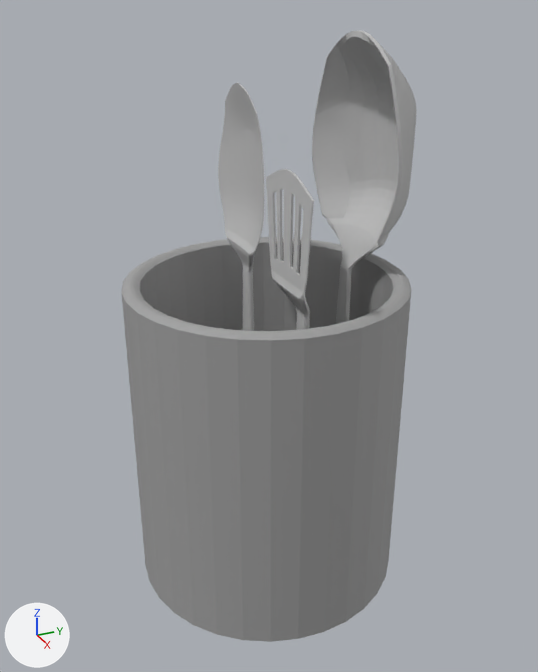
Renders of the FBX model Assets/Models/KitchenUtensil.fbx from each side of a commit.
The view is the same before and after, from a 50 mm camera at (15.75, -7.02, 14.53) aimed at (0.04, 0.05, 6.67). Arrows for +X, +Y and +Z are at lower left; the lights stay in place. Where no turn or scale is listed for an object, it has been applied to the vertices.

In view in the first picture: 'Holder', 'Utensil_1', 'Utensil_2', 'Utensil_3'.
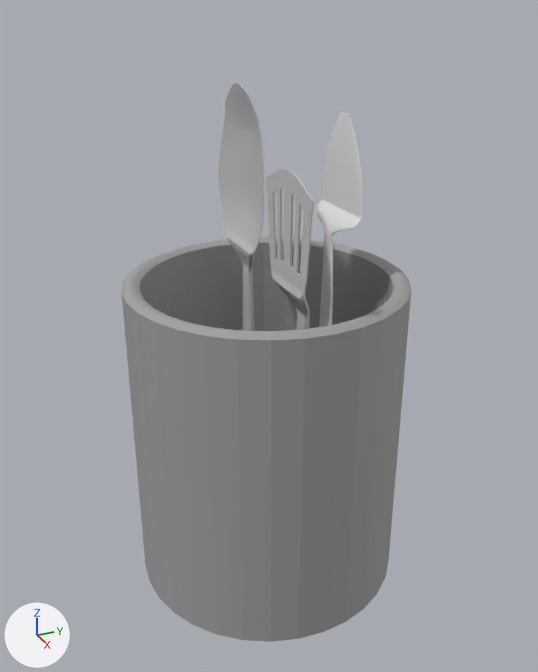
Boxes (x1, y1, x2, y2) around the edits, measured in the pictures (538 x 672 px):
'Utensil_1', deleted: before (312, 30, 417, 324)
'Cube', added: after (316, 112, 362, 327)

The edits, one by one:
Mesh me_cube is new.
It has 458 vertices, 456 faces and spans x -1.0..1.0, y -0.05..0.36, z -1.94..9.63.
Object 'Utensil_1' (ob_utensil_1) is deleted.
Object 'Cube' (ob_cube) is new; it shows me_cube.
Its location is (0.0, 1.7, 2.4).
